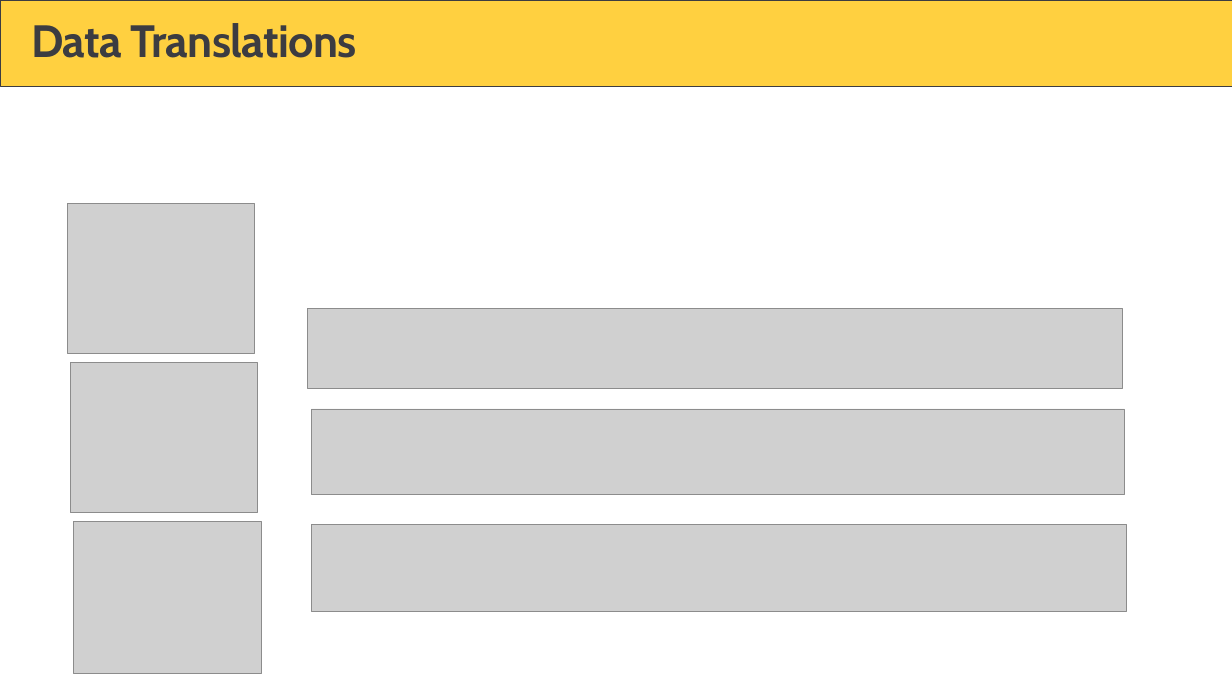
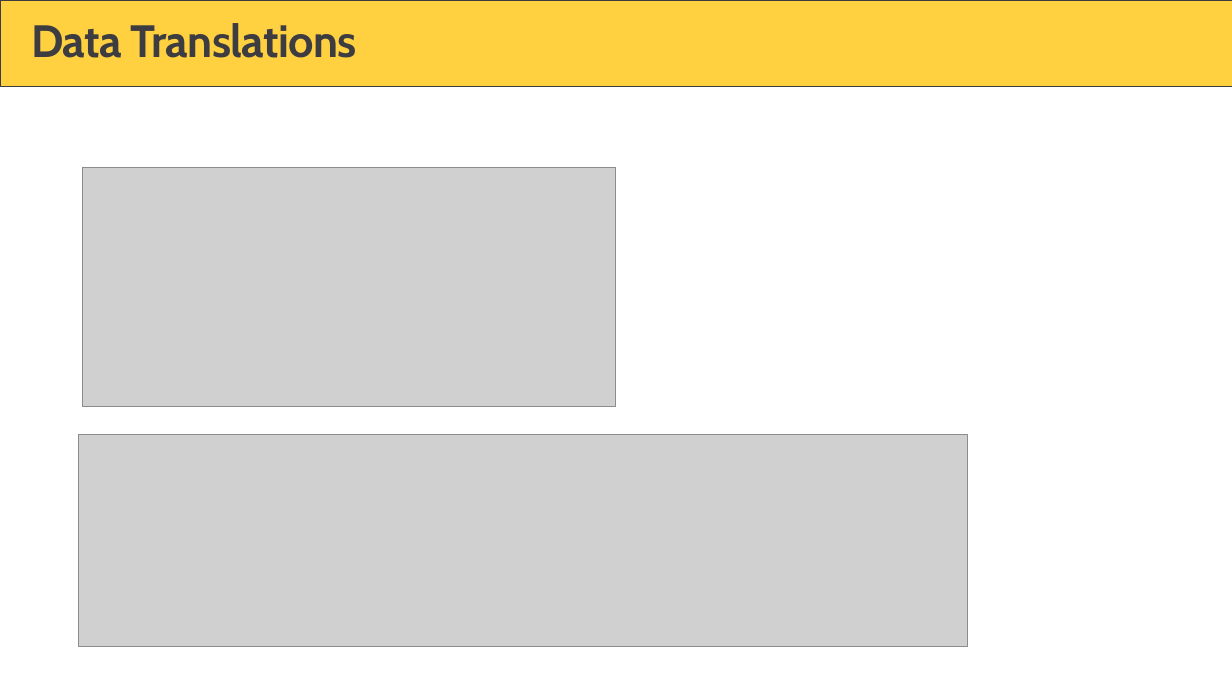
Before and after one commit to PowerBiDevCamp/TranslationsBuilder, a slide deck: slide 11 of Docs/Translations Builder.pptx (slide 7 before the commit). Drawn at 1232x693 pixels with LibreOffice and Linux fonts; fonts in the diff are those of the drawing; grey boxes stand for pictures; background and template pictures are left out. Boxes give left, top, right and bottom in pixels: in the first picture for what was removed or moved away, otherwise in the second. Text is boxed around its words. In the diff, an @@ line names an element or a change of style, - is before the commit and + after.

```diff
--- a/Docs/Translations Builder.pptx
+++ b/Docs/Translations Builder.pptx
@@ picture added at [82, 168, 615, 407] @@
@@ picture removed at [68, 204, 255, 353] @@
@@ picture removed at [307, 309, 1122, 389] @@
@@ picture removed at [71, 362, 257, 513] @@
@@ picture removed at [312, 409, 1124, 495] @@
@@ picture added at [79, 434, 967, 646] @@
@@ picture removed at [73, 522, 261, 673] @@
@@ picture removed at [312, 525, 1127, 611] @@
```
Also in this commit, not shown: 7 other slides changed, 5 slides added, 15 slides removed, 2 other files.
